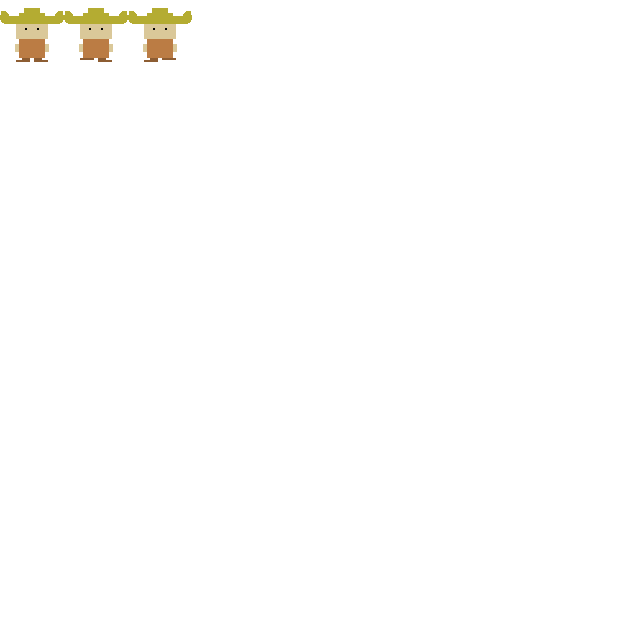
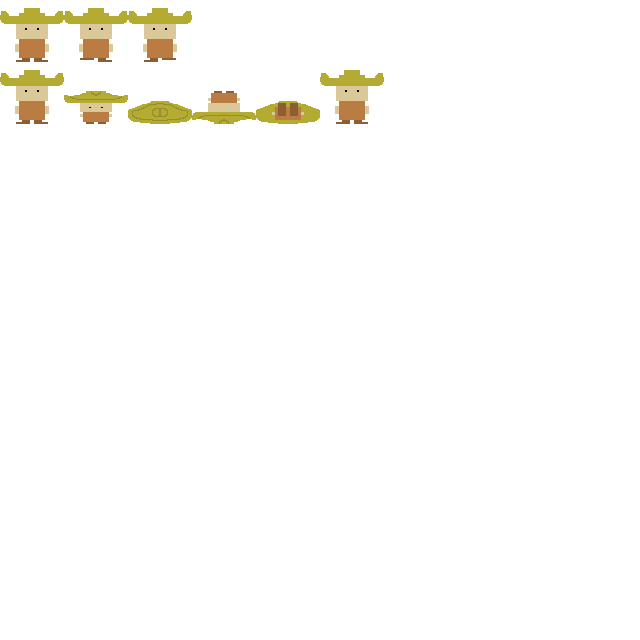
Layered file, before and after one edit (640x640). Changes by layer:
added group "roll_0" with 2 layers above "roll_1" over [0, 70, 64, 124]
added layer "right" (4th of 9, in "roll_0") in group "roll_0" over [32, 70, 64, 124]
added layer "left" (4th of 9, in "roll_0") in group "roll_0" over [0, 70, 32, 124]
added group "roll_1" with 2 layers above "roll_2" over [64, 91, 128, 124]
added layer "right" (5th of 9, in "roll_1") in group "roll_1" over [87, 91, 128, 124]
added layer "left" (5th of 9, in "roll_1") in group "roll_1" over [64, 91, 96, 124]
added group "roll_2" with 2 layers above "roll_3" over [128, 101, 192, 124]
added layer "right" (6th of 9, in "roll_2") in group "roll_2" over [160, 101, 192, 124]
added layer "left" (6th of 9, in "roll_2") in group "roll_2" over [128, 101, 160, 124]
added group "roll_3" with 2 layers above "roll_4" over [192, 91, 256, 124]
added layer "right" (7th of 9, in "roll_3") in group "roll_3" over [215, 91, 256, 124]
added layer "left" (7th of 9, in "roll_3") in group "roll_3" over [192, 91, 224, 124]
added group "roll_4" with 2 layers above "roll_5" over [256, 101, 320, 124]
added layer "right" (8th of 9, in "roll_4") in group "roll_4" over [288, 101, 320, 124]
added layer "left" (8th of 9, in "roll_4") in group "roll_4" over [256, 101, 288, 124]
added group "roll_5" with 2 layers over [320, 70, 384, 124]
added layer "right" (9th of 9, in "roll_5") in group "roll_5" over [352, 70, 384, 124]
added layer "left" (9th of 9, in "roll_5") in group "roll_5" over [320, 70, 352, 124]
